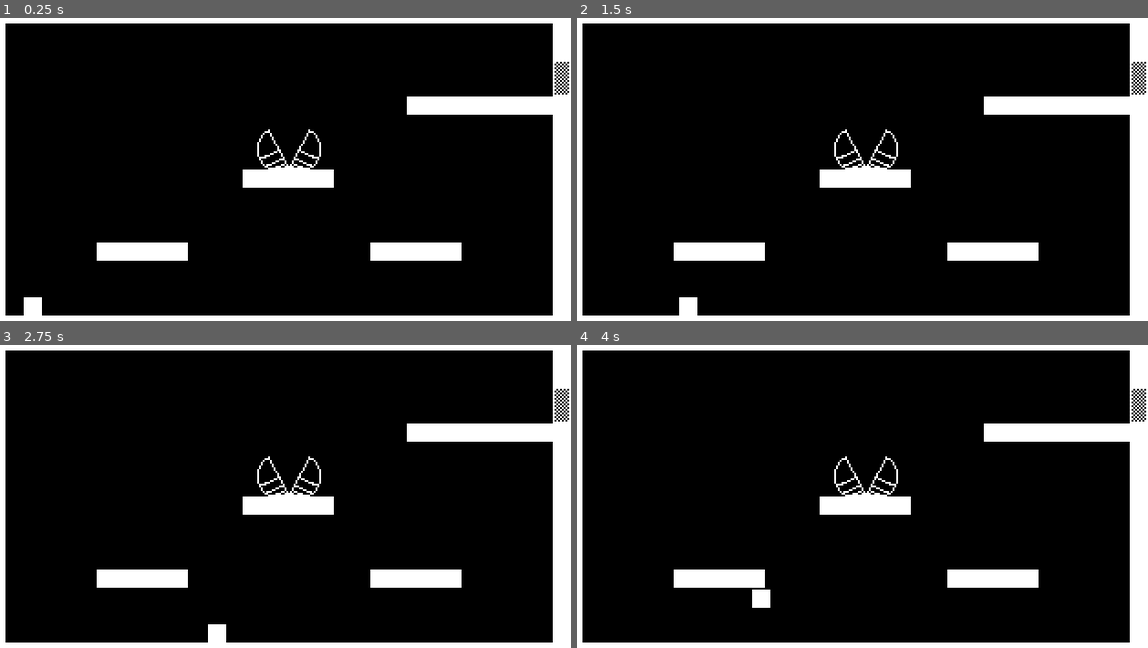
Above: before the commit, frames 1-4 (two rows, left to right).
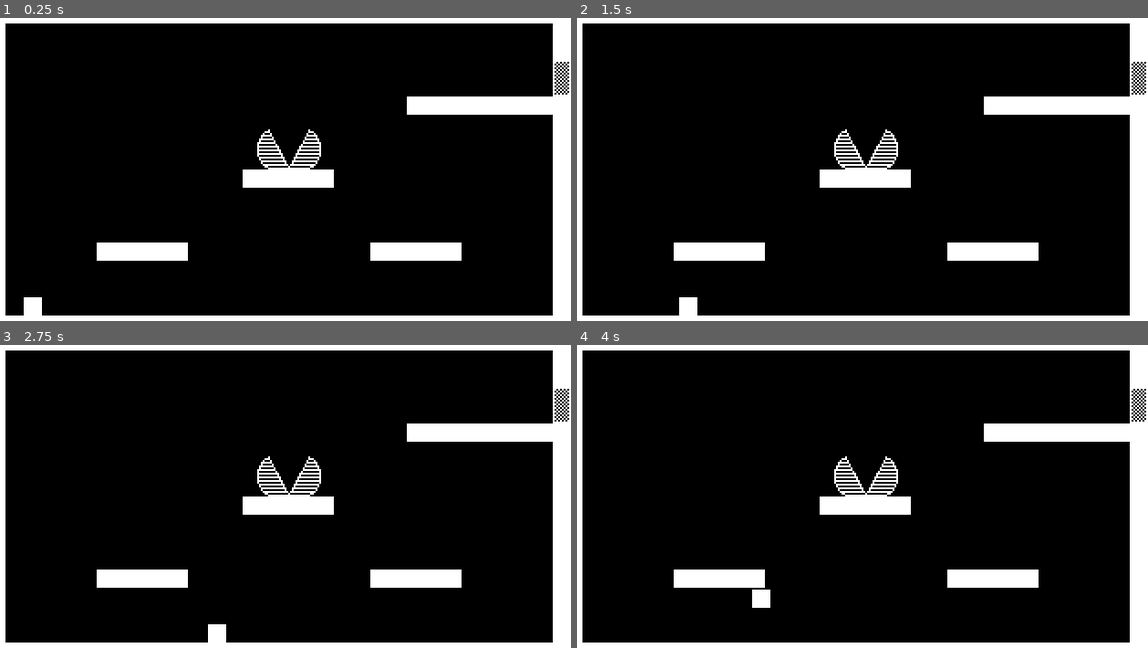
Above: after the commit, the same moments.

Repository: kvelury/freddysfall
Game: Godot game, scene res://src/world/world.tscn
Two runs of this game, one before a commit and one after it. Both use one fixed random seed, a clock stepped at 60 frames per second and the inputs below.
Inputs (mouse positions are in pixels of both pictures, inside the frame that each line leads up to):
- Up to frame 1 (0.25 s): no input
- Up to frame 2 (1.5 s): tap Enter at 0.5 s; move the mouse to (982, 154) at 0.52 s; press the mouse at (982, 154) at 0.53 s; hold D (move_right) 0.53-1.28 s; tap Space (jump) at 0.77 s; move the mouse to (736, 184) at 1.27 s; release the mouse at (736, 184) at 1.28 s; hold S from 1.28 s (still down); tap Backspace at 1.35 s
- Up to frame 3 (2.75 s): tap Space (jump) at 1.52 s; move the mouse to (336, 423) at 2.02 s; release S at 2.03 s; hold D (move_right) from 2.03 s (still down); tap Enter at 2.1 s
- Up to frame 4 (4 s): move the mouse to (828, 563) at 2.77 s; release D (move_right) at 2.78 s; hold W 2.78-3.53 s; tap Keypad Enter at 2.85 s; click (828, 563) at 2.92 s; tap Space (jump) at 3.02, 3.77 s; move the mouse to (1033, 544) at 3.52 s; hold A (move_left) from 3.53 s (still down); tap 3 at 3.6 s

The runs differ from the first frame. In frame 1, 0.3% of the frame differs, in the area x 45-56%, y 38-50%; in frame 2, 0.3%; in frame 3, 0.3%; in frame 4, 0.3%.

Commit message:
Shade the save sphere with close horizontal lines all across it
One line on every other pixel row, level on screen even when the halves open: tilted lines that close together break into a checkerboard, which would look like a door's dithered halo.

Co-Authored-By: Claude Opus 5.5 <noreply@anthropic.com>

Diff:
--- a/src/world/entities/save_machine.gd
+++ b/src/world/entities/save_machine.gd
@@ -38,12 +38,10 @@
 const OPEN_ANGLE := 0.5
 ## The pixel row of the hinge, the lowest pixel of the sphere: the one on the floor.
 const HINGE_ROW := 4
-## Lines of latitude, as rows from the sphere's middle (down is positive). They
-## crowd together towards the bottom, which shades the ball with lines rather
-## than dots, so it never looks like a door's dithered halo. Seen from a little
-## above, each bows down by up to TILT pixels at the front.
-const LATITUDES: Array[int] = [-1, 4, 7, 9]
-const TILT := 1.5
+## The sphere is shaded all over with close horizontal lines, one every
+## LINE_STEP pixel rows: shading made of lines, not dots, so it never looks like
+## a door's dithered halo.
+const LINE_STEP := 2
 
 var def: EntityDef
 ## Whether it has worked since the room was entered.
@@ -166,7 +164,7 @@
 	var disc := _disc()
 	var out := {}
 	for pixel in disc:
-		if _edge(disc, pixel) or _shade(Vector2(pixel)):
+		if _edge(disc, pixel) or _shade(pixel):
 			out[pixel] = true
 	# Four lines of longitude: the ones facing the front are drawn.
 	for y in range(-2 * RADIUS, 1):
@@ -190,10 +188,10 @@
 	var right := _half(1, angle)
 	var list: Array[Vector2i] = []
 	for pixel in left:
-		if _edge(left, pixel) or _shade(Vector2(pixel).rotated(angle)):
+		if _edge(left, pixel) or _shade(pixel):
 			list.append(pixel)
 	for pixel in right:
-		if _edge(right, pixel, left) or _shade(Vector2(pixel).rotated(-angle)):
+		if _edge(right, pixel, left) or _shade(pixel):
 			list.append(pixel)
 	return list
 
@@ -209,17 +207,11 @@
 	return half
 
 
-## Whether a pixel is one of the lines inside the sphere. `back` is where it
-## sits on the shut sphere: a half's pixels are swung back first, so its lines
-## move with it.
-static func _shade(back: Vector2) -> bool:
-	var from_middle := back - Vector2(0, -RADIUS)
-	for row in LATITUDES:
-		var wide := sqrt(float(RADIUS * RADIUS - row * row))
-		var across := clampf(from_middle.x / wide, -1.0, 1.0)
-		if absf(from_middle.y - (float(row) + TILT * sqrt(1.0 - across * across))) < 0.5:
-			return true
-	return false
+## Whether a pixel is one of the lines inside the sphere. The lines stay level
+## on screen, even across a half that is swung open: tilted lines this close
+## together break up into a checkerboard.
+static func _shade(pixel: Vector2i) -> bool:
+	return posmod(pixel.y, LINE_STEP) == 0
 
 
 ## Whether `pixel` is on the edge of `set`: a side of it is not in the set (nor,
Not shown, changed: docs/design/game-design.md
Not shown, changed: docs/testing-checklist.md
